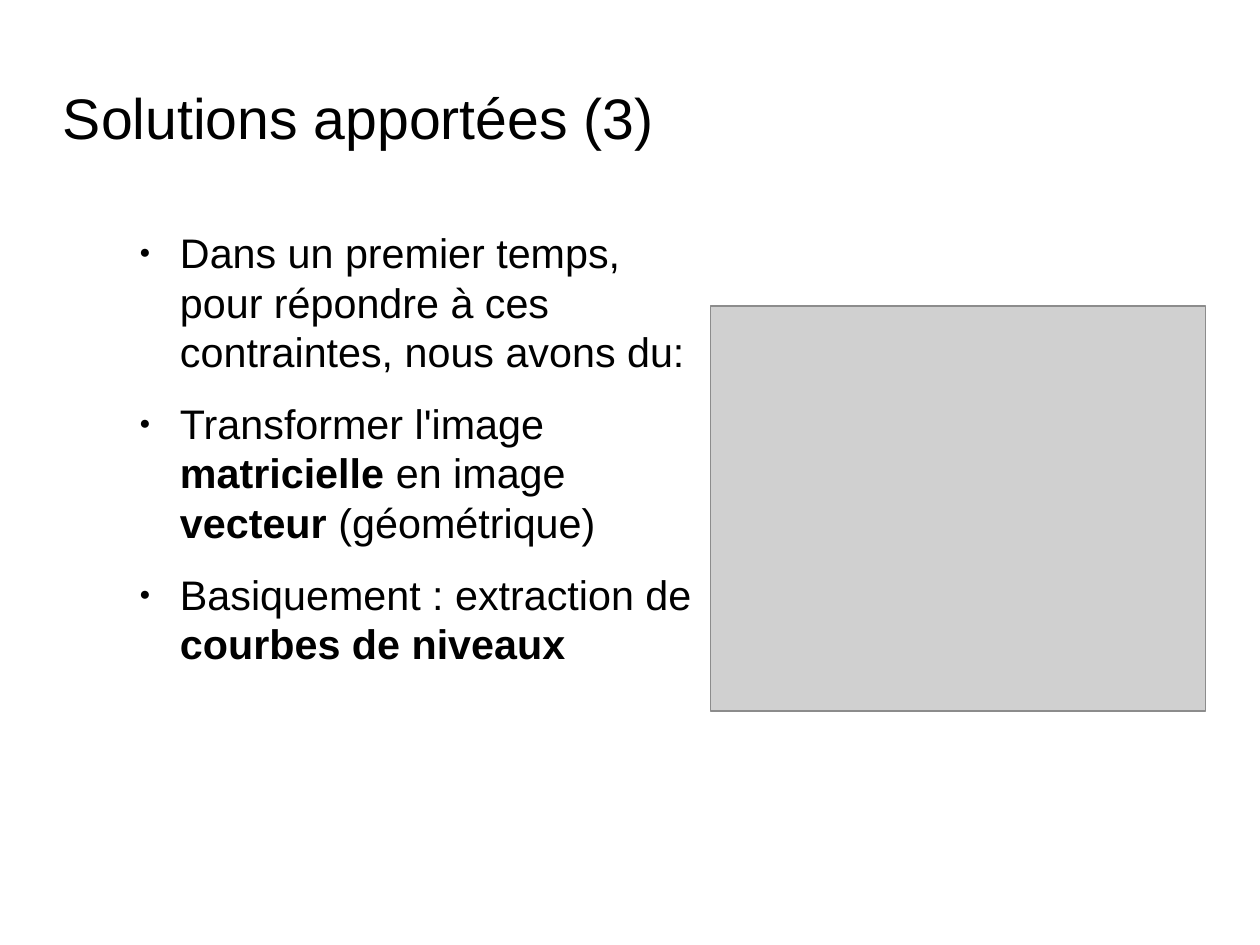
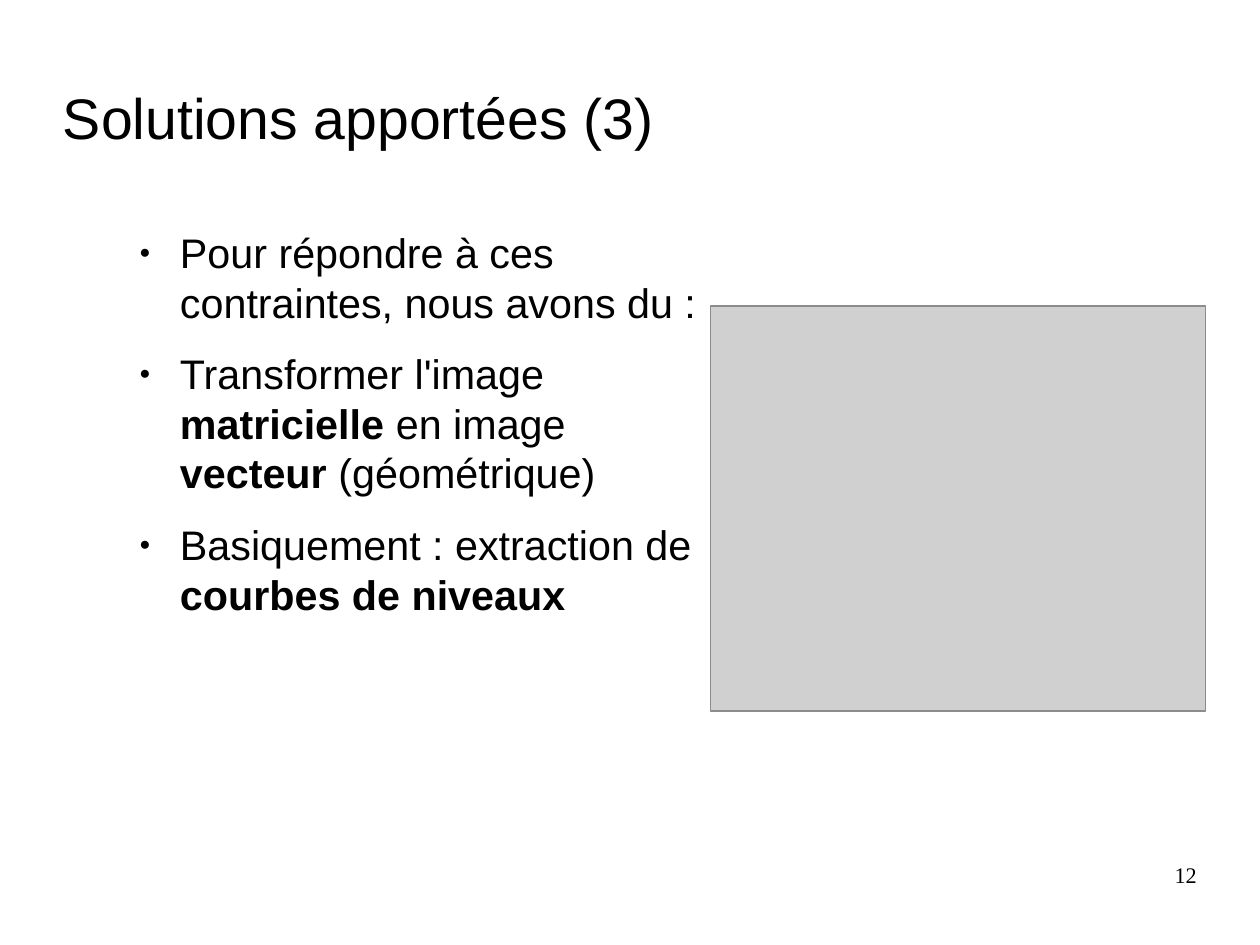
Before and after one commit to nesta7/designProject, a slide deck: slide 12 of presentation_6_juin_Broc.odp. Drawn at 1260x945 pixels with LibreOffice and Linux fonts; fonts in the diff are those of the drawing; grey boxes stand for pictures; background and template pictures are left out. Boxes give left, top, right and bottom in pixels: in the first picture for what was removed or moved away, otherwise in the second. Text is boxed around its words. In the diff, an @@ line names an element or a change of style, - is before the commit and + after.

```diff
--- a/presentation_6_juin_Broc.odp
+++ b/presentation_6_juin_Broc.odp
@@ text at bbox=[180, 237, 673, 324]: text changed @@
-● Dans un premier temps, pour répondre à ces contraintes, nous avons du:
+● Pour répondre à ces contraintes, nous avons du :
@@ page number added at bbox=[1175, 868, 1197, 883], 14 pt, text #000000 @@
+12
```
Also in this commit, not shown: 15 other slides changed, 1 other file.
